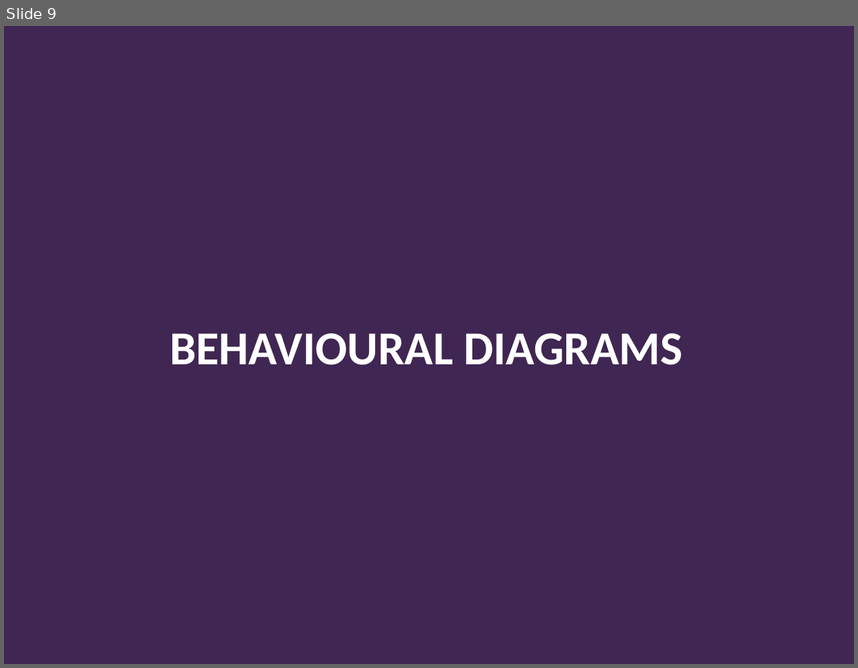
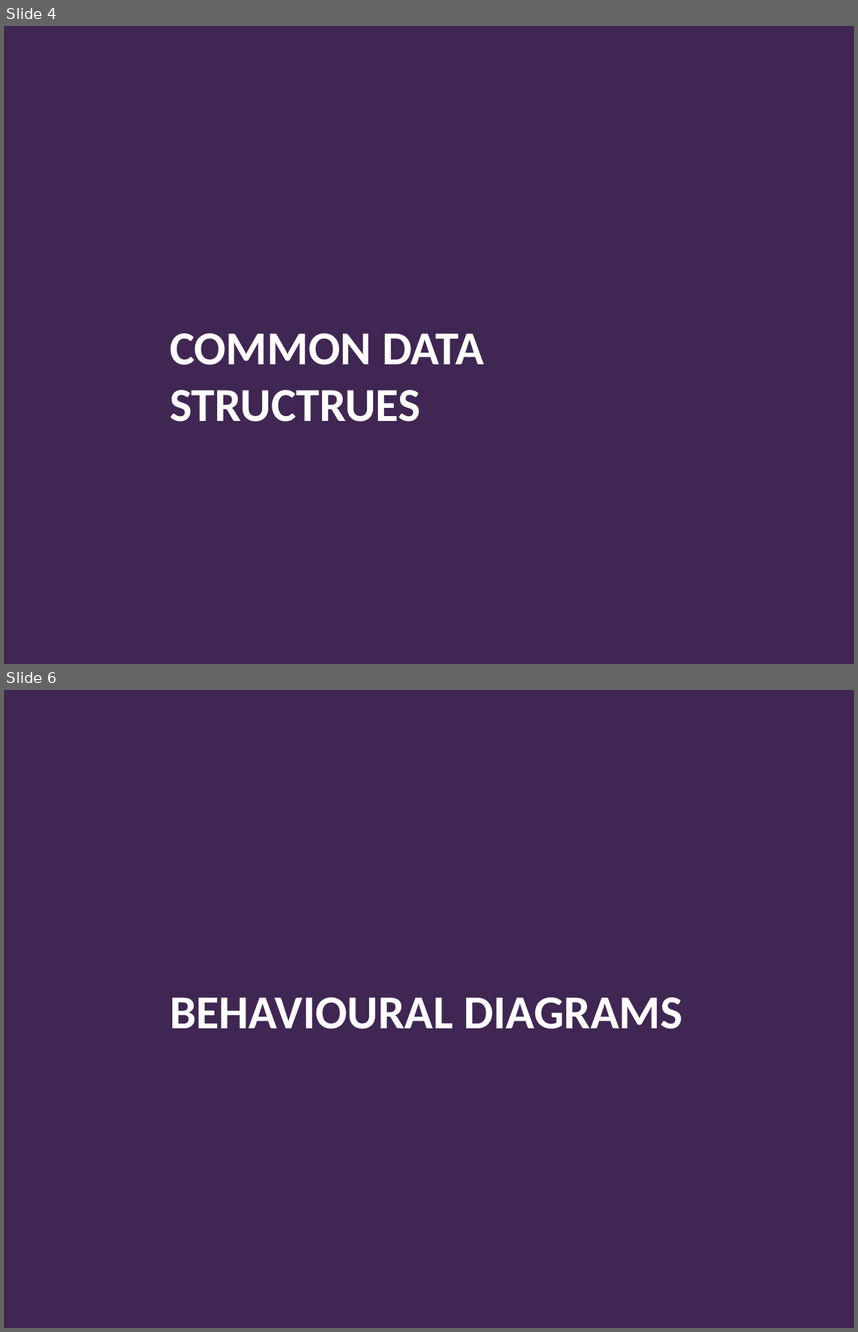
Before and after one commit to Falmouth-Games-Academy/bsc-course-materials, a slide deck: COMP140/05/2019-20-COMP140-05-lecture.pptx. Shown one above the other, each under a label of ours: slide 9 before the commit, slides 4 and 6 after it; the slides between them are not shown. The pictures are 858x668 and 858x1332 pixels, drawn with LibreOffice and Linux fonts; fonts in the diff are those of the drawing; background and template pictures are left out. Boxes give left, top, right and bottom in pixels: in the first picture for what was removed or moved away, otherwise in the second. Text is boxed around its words. In the diff, an @@ line names an element or a change of style, - is before the commit and + after.

```diff
--- a/COMP140/05/2019-20-COMP140-05-lecture.pptx
+++ b/COMP140/05/2019-20-COMP140-05-lecture.pptx
@@ slide 4 added at [4,26,854,664], background #402652 @@
@@ title added at [170,333,484,421], 40 pt, text #FFFFFF, bold @@
+COMMON DATA STRUCTRUES
@@ what was slide 9 is now slide 6 @@
```
Also in this commit, not shown: 4 slides changed, 29 slides removed, 24 other files.
